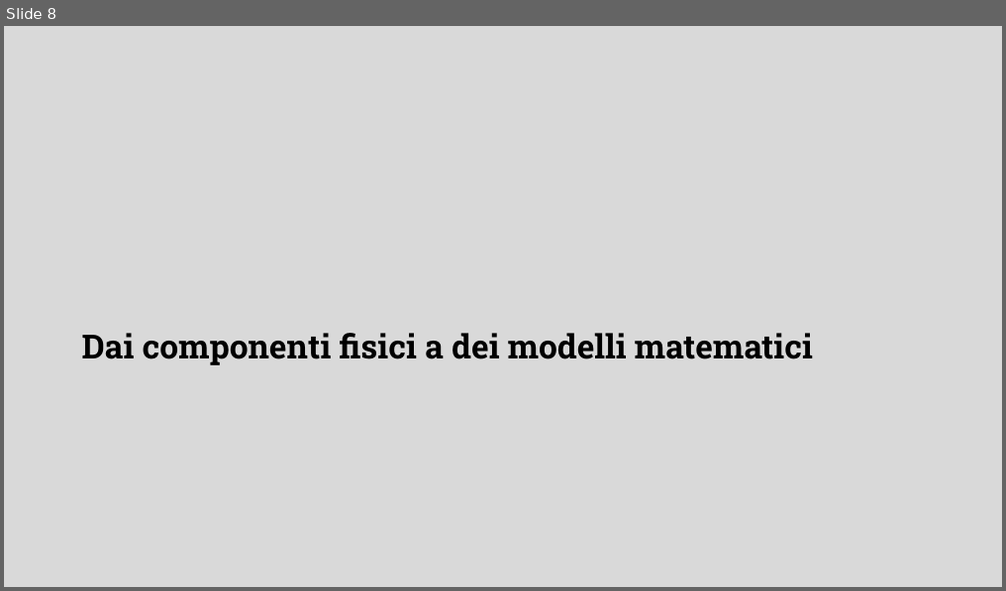
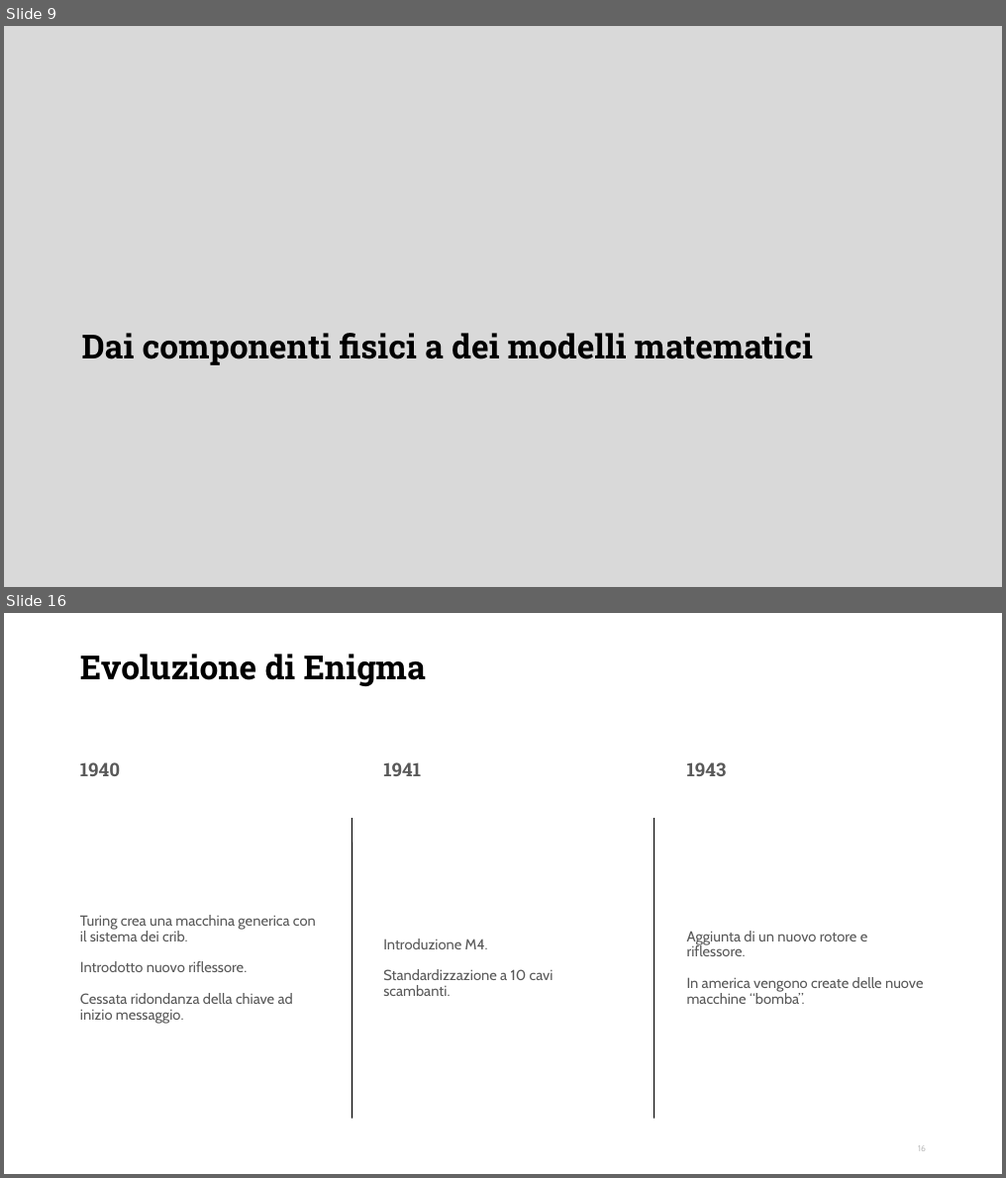
Before and after one commit to DanieleFerretti03/tesi-enigma, a slide deck: presentazione.odp. Shown one above the other, each under a label of ours: slide 8 before the commit, slides 9 and 16 after it; the slides between them are not shown. The pictures are 1006x591 and 1006x1178 pixels, drawn with LibreOffice and Linux fonts; fonts in the diff are those of the drawing; background and template pictures are left out. Boxes give left, top, right and bottom in pixels: in the first picture for what was removed or moved away, otherwise in the second. Text is boxed around its words. In the diff, an @@ line names an element or a change of style, - is before the commit and + after.

Commit message:
Aggiunta immagine e continuo presentazione

```diff
--- a/presentazione.odp
+++ b/presentazione.odp
@@ slide 16 added at bbox=[4, 613, 1002, 1174], background #FFFFFF @@
@@ title added at bbox=[80, 654, 426, 686], 32 pt, text #000000, bold @@
+Evoluzione di Enigma
@@ text added at bbox=[80, 762, 120, 776], 18 pt, text #595959, bold @@
+1940
@@ text added at bbox=[383, 762, 421, 776], 18 pt, text #595959, bold @@
+1941
@@ text added at bbox=[687, 762, 727, 776], 18 pt, text #595959, bold @@
+1943
@@ line added from (352, 818) to (352, 1118), #000000 0.99 pt @@
@@ line added from (654, 818) to (654, 1118), #000000 0.99 pt @@
@@ text added at bbox=[80, 915, 316, 1024], 14 pt, text #595959 @@
+Turing crea una macchina generica con il sistema dei crib.
+Introdotto nuovo riflessore.
+Cessata ridondanza della chiave ad inizio messaggio.
@@ text added at bbox=[383, 939, 553, 996], 14 pt, text #595959 @@
+Introduzione M4.
+Standardizzazione a 10 cavi scambanti.
@@ text added at bbox=[687, 931, 924, 1004], 14 pt, text #595959 @@
+Aggiunta di un nuovo rotore e riflessore.
+In america vengono create delle nuove macchine “bomba”.
@@ page number added at bbox=[918, 1146, 926, 1152], 8.2 pt, text #BFBFBF @@
+16
@@ what was slide 8 is now slide 9 @@
```
Also in this commit, not shown: 1 slide changed, 12 other slides added, 9 slides removed, 2 other files.
